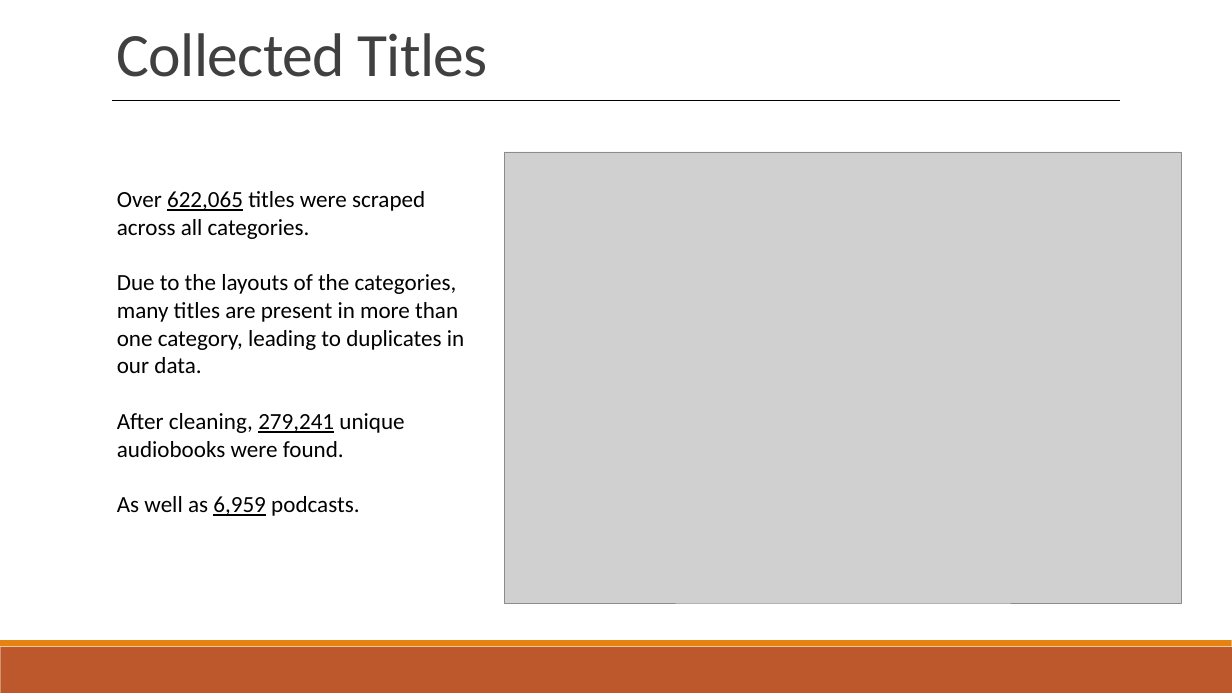
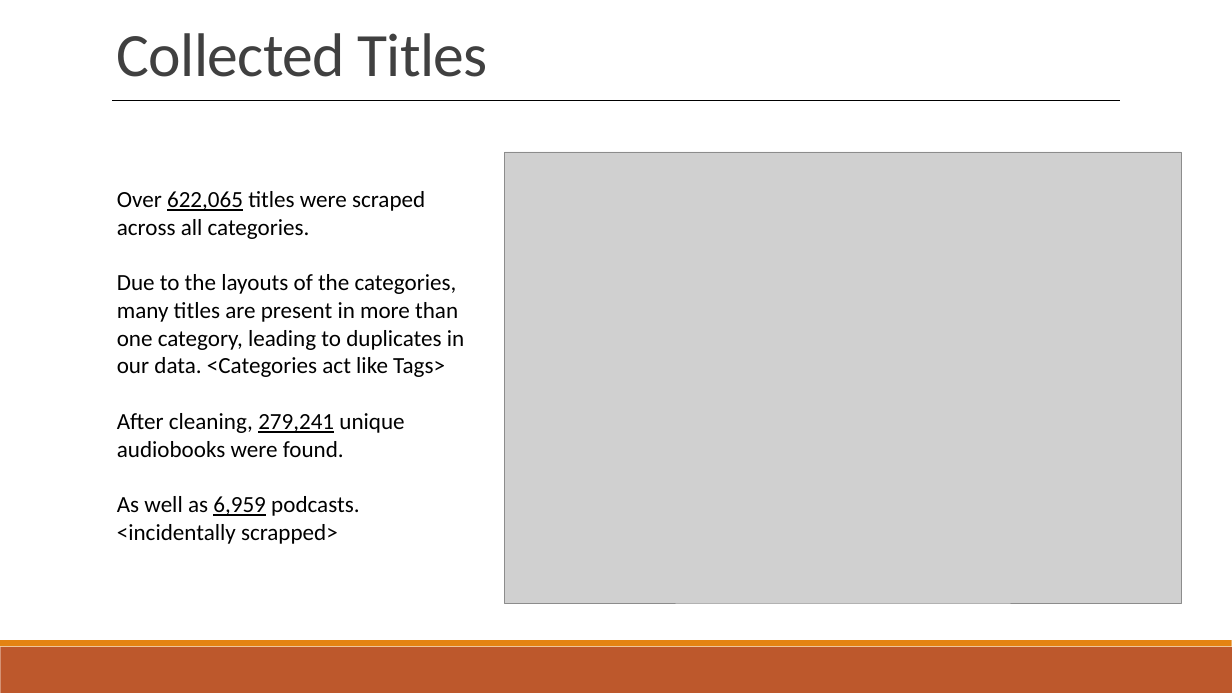
Before and after one commit to jwelch1123/finding_the_tree_in_the_forest, a slide deck: slide 6 of Presentation.pptx (slide 9 before the commit). Drawn at 1232x693 pixels with LibreOffice and Linux fonts; fonts in the diff are those of the drawing; grey boxes stand for pictures. Boxes give left, top, right and bottom in pixels: in the first picture for what was removed or moved away, otherwise in the second. Text is boxed around its words. In the diff, an @@ line names an element or a change of style, - is before the commit and + after.

Commit message:
continueing to update data analysis file and generate more graphcis. nearing completion

```diff
--- a/Presentation.pptx
+++ b/Presentation.pptx
@@ text at (117, 274, 464, 377): text changed @@
-Due to the layouts of the categories, many titles are present in more than one category, leading to duplicates in our data.
+Due to the layouts of the categories, many titles are present in more than one category, leading to duplicates in our data. <Categories act like Tags>
@@ text at (117, 496, 359, 544): text changed @@
-As well as 6,959 podcasts.
+As well as 6,959 podcasts. <incidentally scrapped>
```
Also in this commit, not shown: 3 other slides changed, 16 slides added, 12 slides removed, 20 other files.
